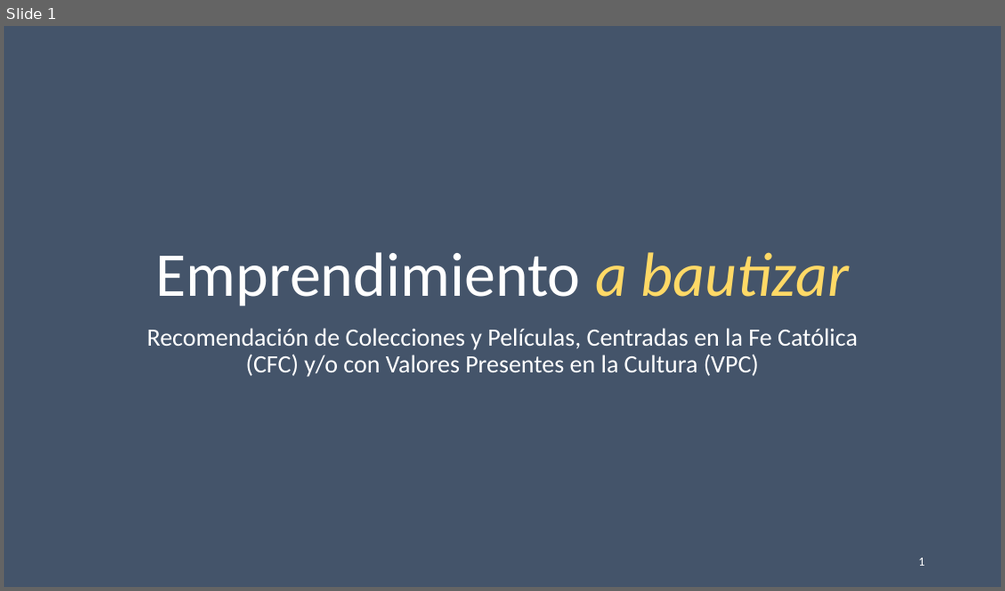
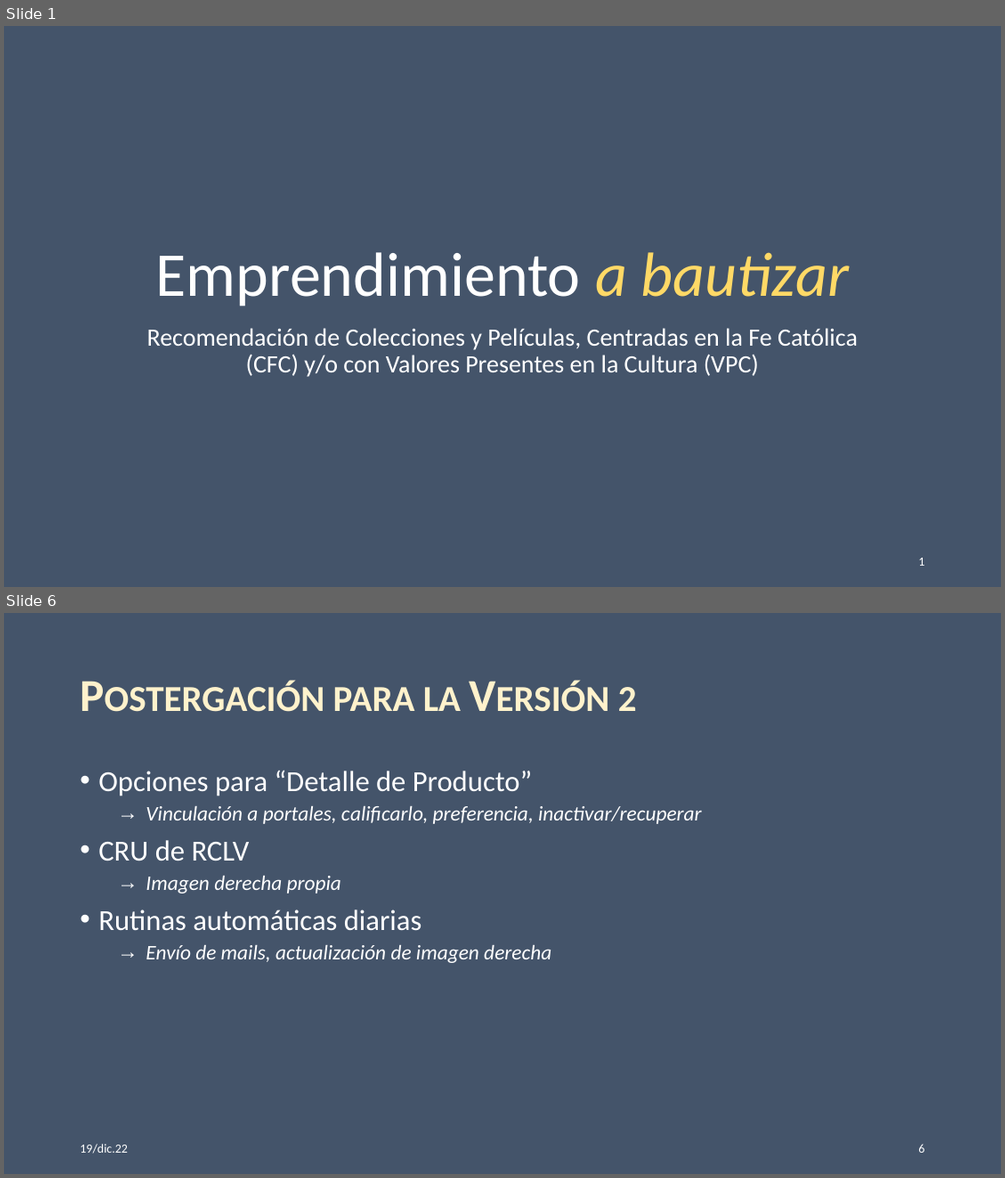
Before and after one commit to Diribar/ELC-Peliculas, a slide deck: 0-varios/Archivos-Office/Desarrollo web Teovisión v2.pptx. Shown one above the other, each under a label of ours: slide 1 before the commit, slides 1 and 6 after it; the slides between them are not shown. The pictures are 1005x591 and 1005x1178 pixels, drawn with LibreOffice and Linux fonts; fonts in the diff are those of the drawing. Boxes give left, top, right and bottom in pixels: in the first picture for what was removed or moved away, otherwise in the second. Text is boxed around its words. In the diff, an @@ line names an element or a change of style, - is before the commit and + after.

```diff
--- a/0-varios/Archivos-Office/Desarrollo web Teovisión v2.pptx
+++ b/0-varios/Archivos-Office/Desarrollo web Teovisión v2.pptx
@@ slide 6 added at [4, 613, 1001, 1174], background #44546A @@
@@ title added at [333, 687, 637, 711], 44 pt, text #FFF2CC, bold, small capitals @@
+Postergación para la Versión 2
@@ text added at [98, 770, 702, 963], 20 pt, text #FFFFFF, italic @@
+• Opciones para “Detalle de Producto”
+  → Vinculación a portales, calificarlo, preferencia, inactivar/recuperar
+• CRU de RCLV
+  → Imagen derecha propia
+• Rutinas automáticas diarias
+  → Envío de mails, actualización de imagen derecha
@@ text added at [80, 1143, 128, 1153], 12 pt, text #FFFFFF @@
+19/dic.22
@@ page number added at [918, 1143, 924, 1152], 12 pt, text #FFFFFF @@
+6
```
Also in this commit, not shown: 14 slides changed, 10 other files.
